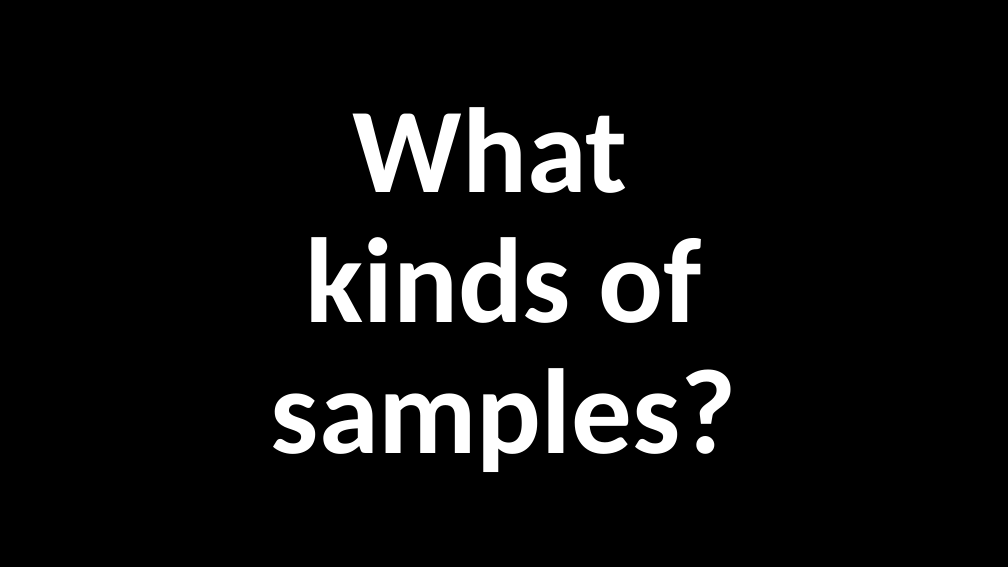
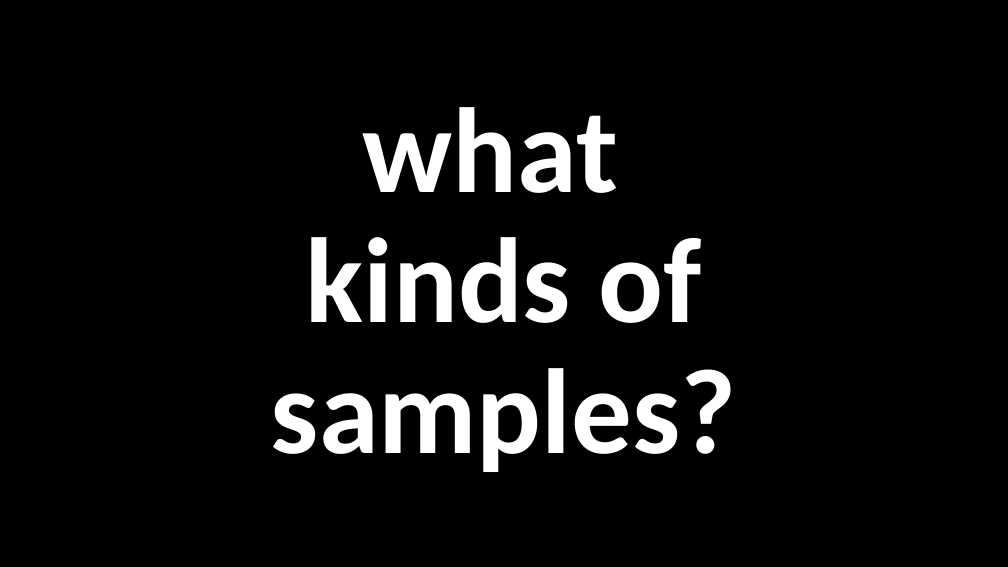
Before and after one commit to nicklalone/CIST_2500, a slide deck: slide 21 of ppts/06 - Tuesday.pptx (slide 16 before the commit). Drawn at 1008x567 pixels with LibreOffice and Linux fonts; fonts in the diff are those of the drawing. Boxes give left, top, right and bottom in pixels: in the first picture for what was removed or moved away, otherwise in the second. Text is boxed around its words. In the diff, an @@ line names an element or a change of style, - is before the commit and + after.

```diff
--- a/ppts/06 - Tuesday.pptx
+++ b/ppts/06 - Tuesday.pptx
@@ title at [271, 107, 737, 472]: text changed @@
-What
-kinds of samples?
+what
+kinds of samples?
```
Also in this commit, not shown: 5 other slides changed, 5 slides added, 2 other files.
